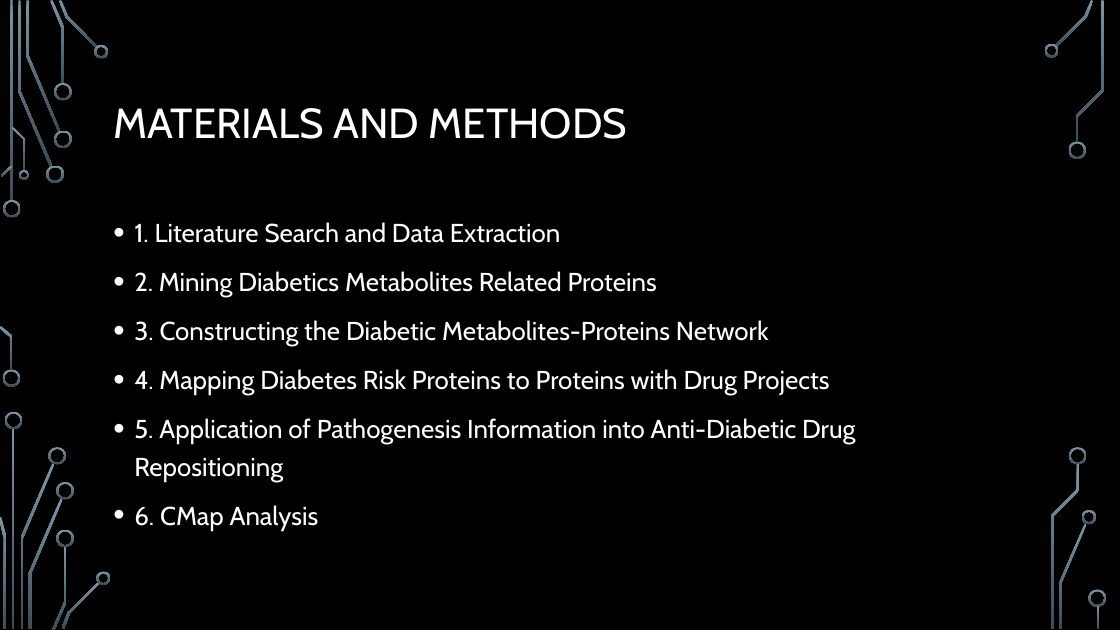
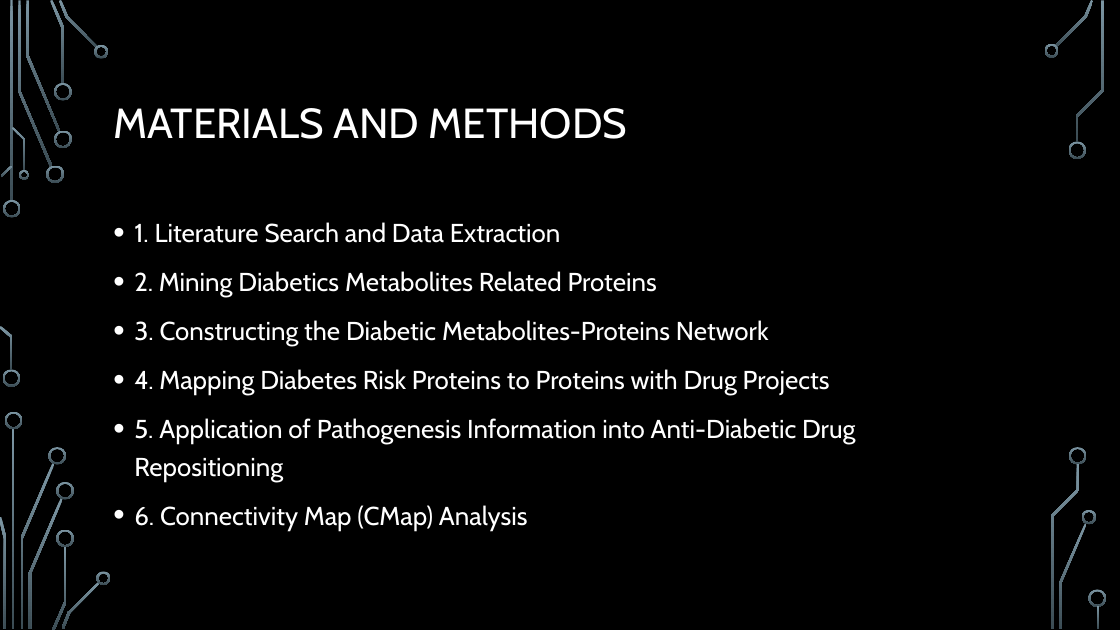
Before and after one commit to dtlehrer/repurp, a slide deck: slide 5 of KeyResources/Zhang_OmicsDataMining/Diabetes_2015/MethodsOverview_ZhangDiabetes.pptx. Drawn at 1120x630 pixels with LibreOffice and Linux fonts; fonts in the diff are those of the drawing; background and template pictures are left out. Boxes give left, top, right and bottom in pixels: in the first picture for what was removed or moved away, otherwise in the second. Text is boxed around its words. In the diff, an @@ line names an element or a change of style, - is before the commit and + after.

```diff
--- a/KeyResources/Zhang_OmicsDataMining/Diabetes_2015/MethodsOverview_ZhangDiabetes.pptx
+++ b/KeyResources/Zhang_OmicsDataMining/Diabetes_2015/MethodsOverview_ZhangDiabetes.pptx
@@ text at (x1=134, y1=505, x2=528, y2=530): text changed @@
-• 6. CMap Analysis
+• 6. Connectivity Map (CMap) Analysis
```
Also in this commit, not shown: 3 other slides changed, 20 slides added.
